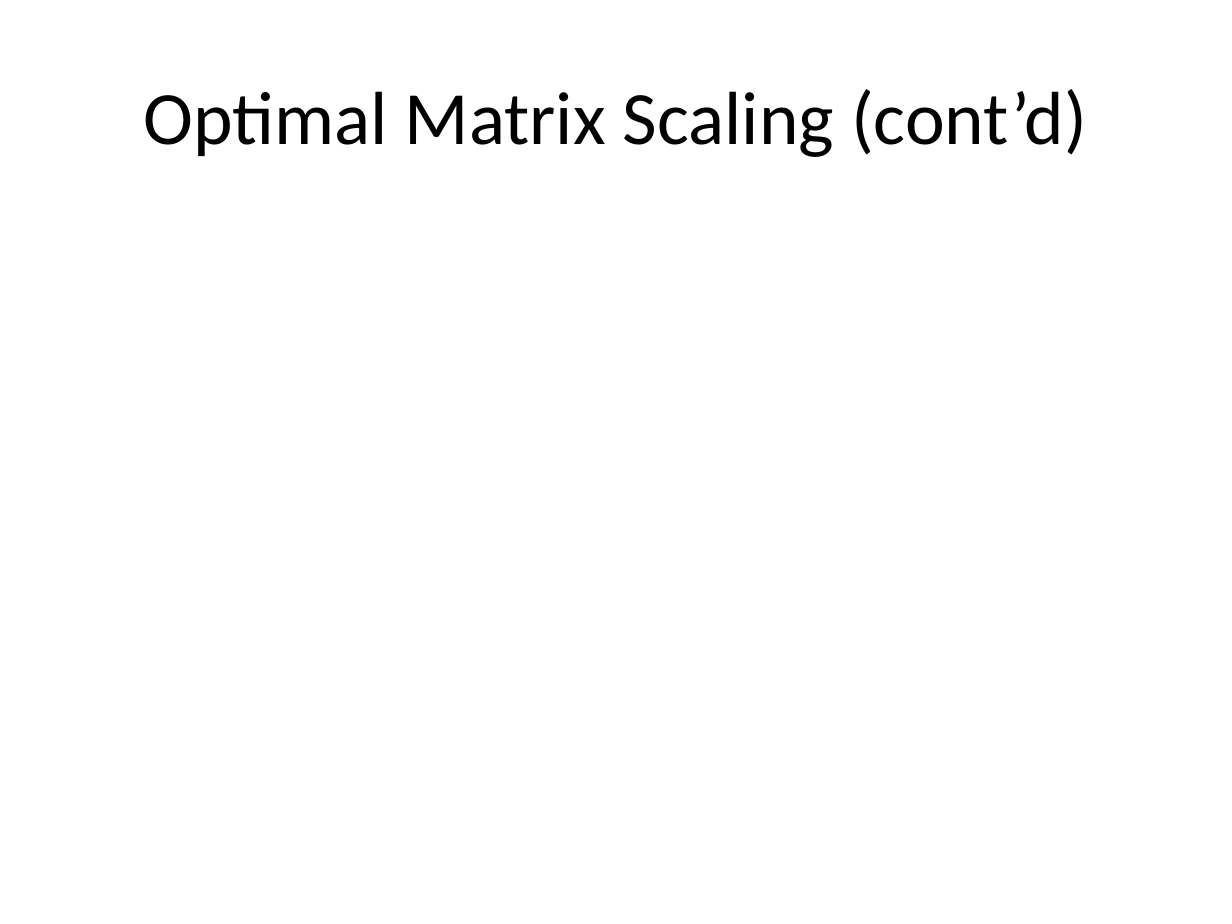
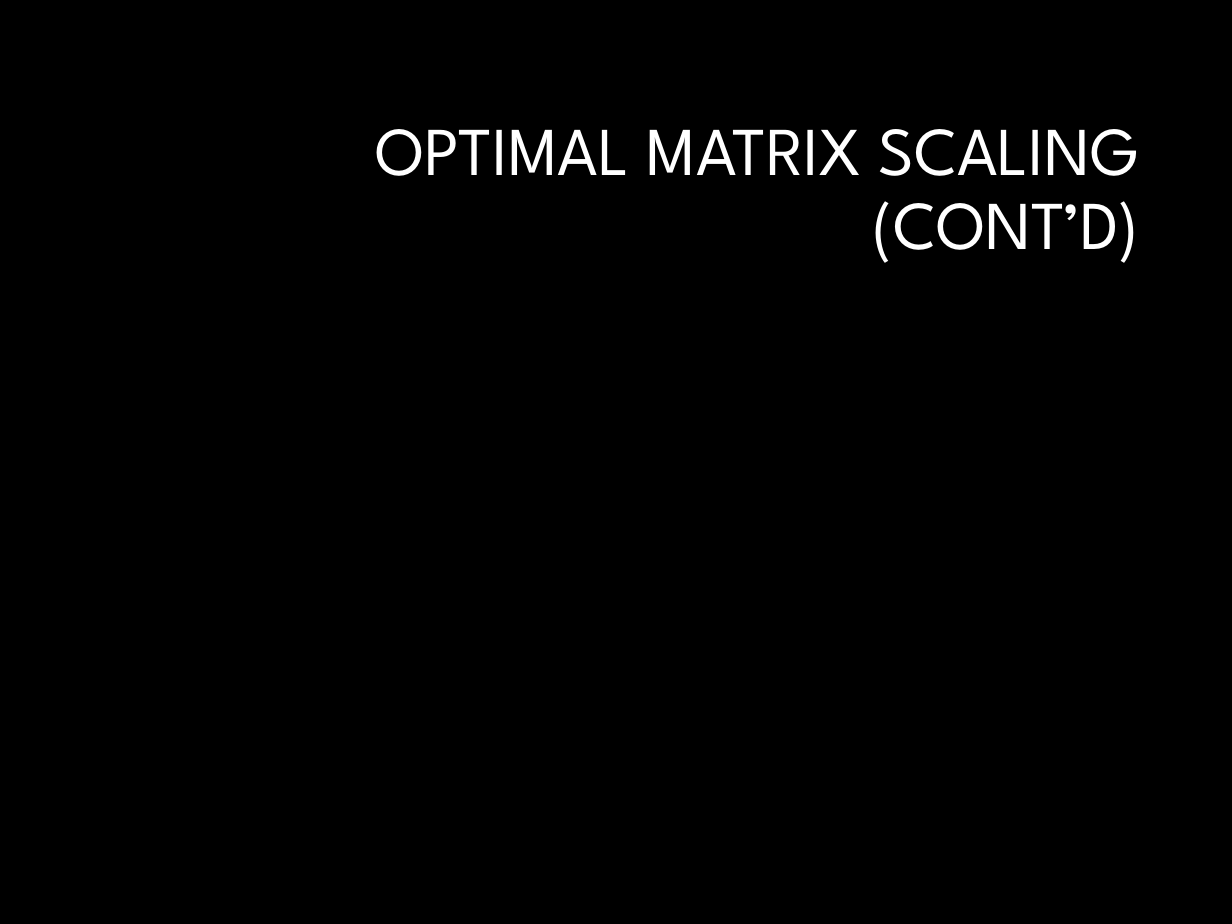
Before and after one commit to luk036/ellipsoid-method, a slide deck: slide 41 of temp4.pptx. Drawn at 1232x924 pixels with LibreOffice and Linux fonts; fonts in the diff are those of the drawing; grey boxes stand for pictures; background and template pictures are left out. Boxes give left, top, right and bottom in pixels: in the first picture for what was removed or moved away, otherwise in the second. Text is boxed around its words. In the diff, an @@ line names an element or a change of style, - is before the commit and + after.

```diff
--- a/temp4.pptx
+++ b/temp4.pptx
@@ background #FFFFFF to #000000 @@
@@ title at (x1=375, y1=129, x2=1139, y2=263): text changed; size 44 to 40 pt; font Calibri to League Spartan; text colour #000000 to #FFFFFF @@
-Optimal Matrix Scaling (cont’d)
+OPTIMAL MATRIX SCALING (CONT’D)
```
Also in this commit, not shown: 62 other slides changed, 2 other files.
